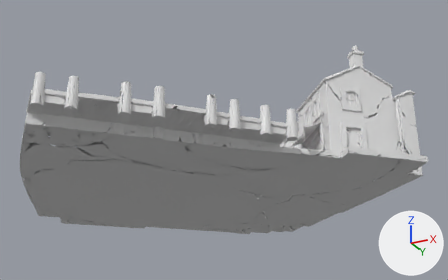
What one commit did to the glTF model maps/harbour-coll.glb.
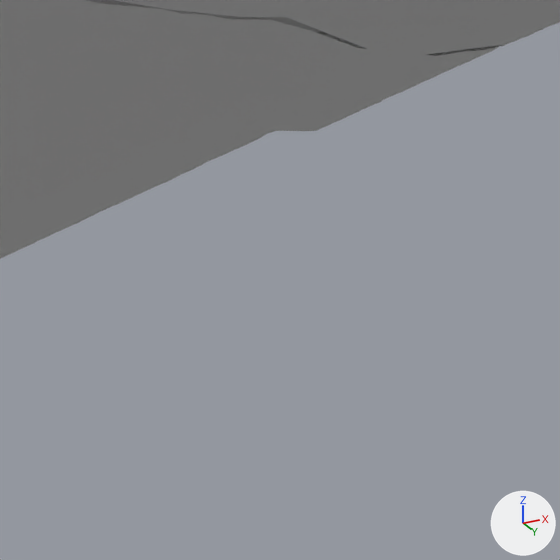
The first picture shows the older version from a 50 mm lens placed at (0.735, -1.463, -0.48), pointed at (0.052, -0.097, 0.135). The close-ups show the older and then the newer version on the part from 70% to 81% of the width and 72% to 89% of the height of that picture. Only the edits that show in the close-ups are written down. The axes (+X, +Y, +Z) are drawn at lower right. The lights are the same throughout. Where no turn or scale is listed for an object, it has been applied to the vertices.

The first close-up shows 'geometry_0'.
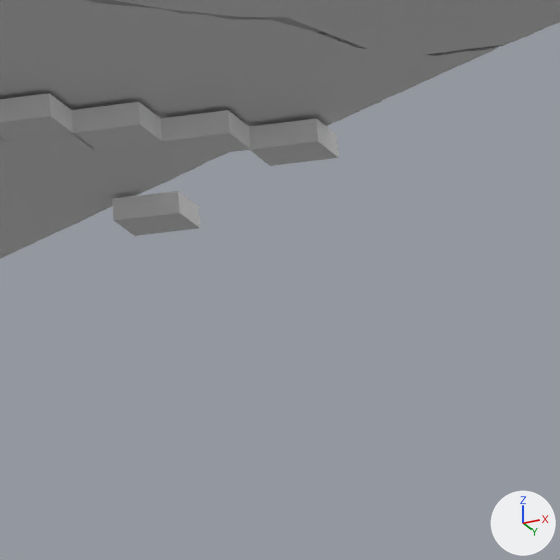
Patch to the scene script:
```diff
--- a/maps/harbour-coll.glb.py
+++ b/maps/harbour-coll.glb.py
@@ me_pitfill @@
+me_pitfill.from_pydata(...)  # 1400 vertices, 2100 faces; spans x -0.463..0.463, y -0.497..0.497, z -0.003..0.003
@@ ob_pitfill @@
+ob_pitfill = bpy.data.objects.new('pitfill', me_pitfill)
+ob_pitfill.location = (-0.0475, -0.1249, -0.0031)
```

Location of each change, (x1, y1, x2, y2) in pixels of the close-ups (560 x 560 px):
'pitfill', added: after (0, 93, 339, 236)
